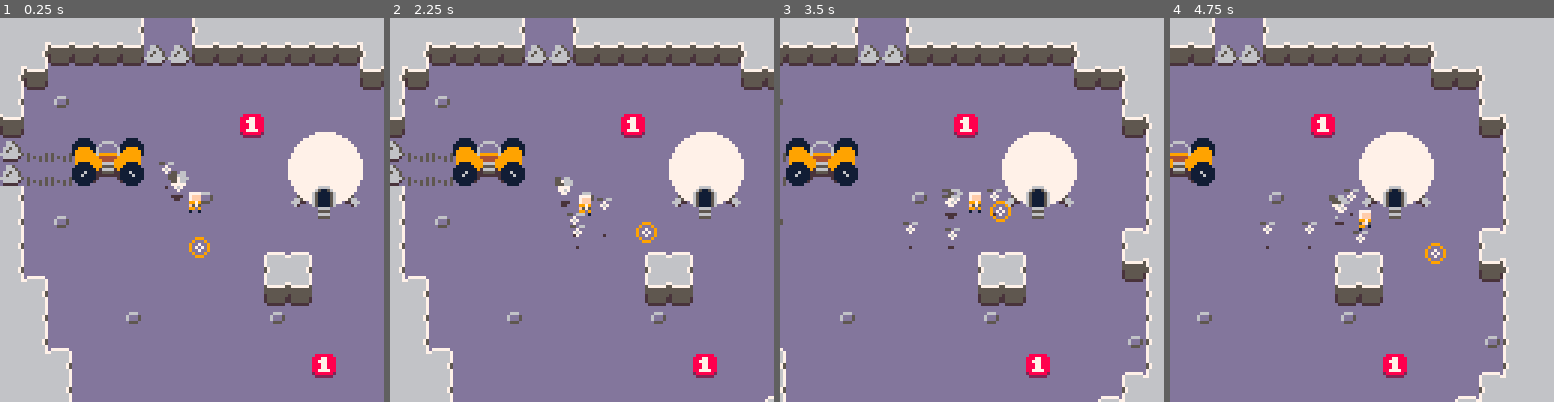
Above: before the commit, frames 1-4 (left to right).
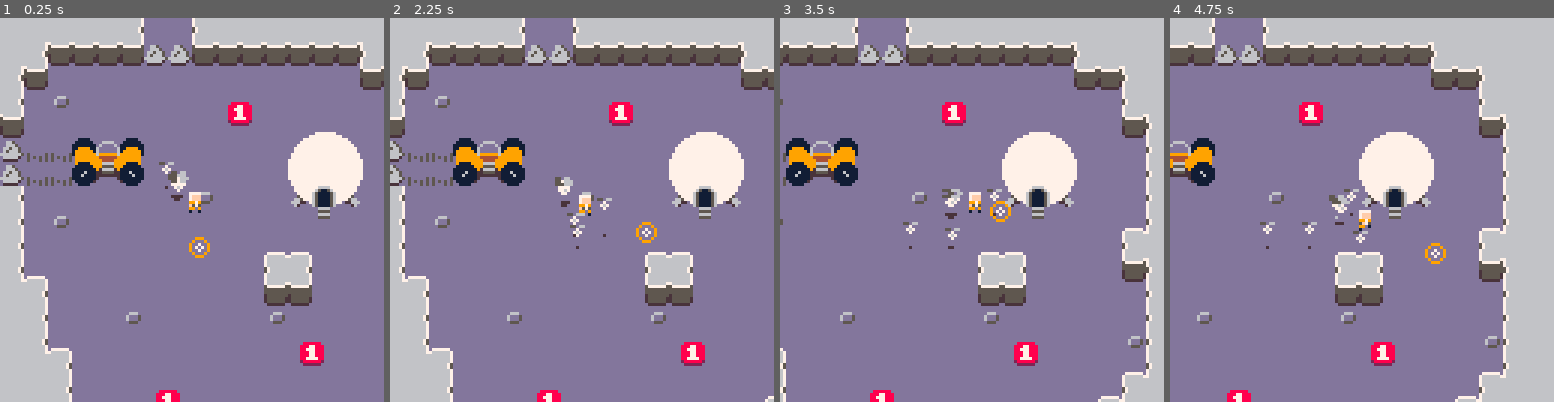
Above: after the commit, the same moments.

Repository: kevinthompson/moonbreak-p8
Game: PICO-8 cartridge moonbreak.p8
Same seed, same stepped clock (60 frames per second), same inputs: the game is played once before the commit and once after it.
Inputs:
- Up to frame 1 (0.25 s): no input
- Up to frame 2 (2.25 s): tap X (X key) at 0.33, 1.07, 1.85 s; tap O (Z key) at 0.7, 1.7, 2.1 s; hold Right 1.6-2.1 s; hold Up from 2.15 s (still down)
- Up to frame 3 (3.5 s): release Up at 2.42 s; hold Right 2.47-3.03 s; tap O (Z key) at 2.5, 2.9, 3.3 s; tap X (X key) at 2.97 s; hold Left from 3.08 s (still down)
- Up to frame 4 (4.75 s): release Left at 3.58 s; hold Down 3.63-3.97 s; tap O (Z key) at 3.7, 4.1, 4.5 s; hold Right 4.02-4.68 s; tap X (X key) at 4.08 s; hold Up from 4.73 s (still down)

The runs differ from the first frame. In frame 1, 1.4% of the frame differs, in the area x 40-88%, y 21-100%; in frame 2, 1.4%; in frame 3, 1.4%; in frame 4, 1.4%.

Commit message:
feat: initial bot attack animation

Diff:
--- a/scripts/entities/bot.lua
+++ b/scripts/entities/bot.lua
@@ -11,12 +11,9 @@
 
   target_radius = 8,
   attack_timer = 0,
-  attack_speed = 60,
+  attack_frames = 45,
 
   elevation = 4,
-  ox = 0,
-  oy = 0,
-
   shadow = true,
 
   init = function(_ENV)
@@ -31,7 +28,17 @@
   end,
 
   draw = function(_ENV)
-    sspr(40,0,5,4,x - width/2, y - height - elevation)
+    if state == "attack" then
+      local angle = atan2(target.x - x, target.y - y)
+      local distance = dist(_ENV, target)
+      local percent = sin(.5 + (attack_timer / attack_frames) * .5)
+      elevation = 4 - percent * 4
+
+      ox = cos(angle) * distance * percent
+      oy = sin(angle) * distance * percent
+    end
+
+    sspr(40,0,5,4,x - width/2 + ox, y - height - elevation + oy)
   end,
 
   throw_at = function(_ENV,t)
@@ -91,17 +98,21 @@
     end,
 
     attack = function(_ENV)
+      _ENV:follow(target)
+
+      attack_timer -= 1
+
+      if attack_timer == attack_frames \ 2 then
+        target:hit()
+      end
+
       if attack_timer <= 0 then
-        target:hit()
-        attack_timer = attack_speed
-      else
-        attack_timer -= 1
+        attack_timer = attack_frames
       end
 
       if target.health <= 0 then
         target = nil
-        state = "follow"
-        add(player.bots,_ENV)
+        state = "idle"
       end
     end
   }
--- a/scripts/entities/entity.lua
+++ b/scripts/entities/entity.lua
@@ -8,6 +8,8 @@
   -- position
   x=0,
 	y=0,
+  ox = 0,
+  oy = 0,
   w=8,
   h=8,
   r=4,
@@ -137,7 +139,7 @@
       or sget((tile % 16) * 8, (tile \ 16) * 8) == 0 then
         local shadow_scale = 1 / (elevation + 1)
         local shadow_width = width * shadow_scale
-        line(x-shadow_width/2,y+1,x-1+shadow_width/2,y+1,14)
+        line(x-shadow_width/2 + ox,y+1 + oy,x-1+shadow_width/2 + ox,y+1 + oy,14)
       end
     end
   end,
--- a/scripts/entities/objective.lua
+++ b/scripts/entities/objective.lua
@@ -15,7 +15,7 @@
 
   draw = function(_ENV)
     if (flash_timer > 0) pal({7,7,7,7,7,7,7,7,7,7,7,7,7,7,7,7},0)
-    spr(19,x,y)
+    spr(19,x - w/2, y - w/2)
     if (flash_timer > 0) pal(0)
   end,
 
